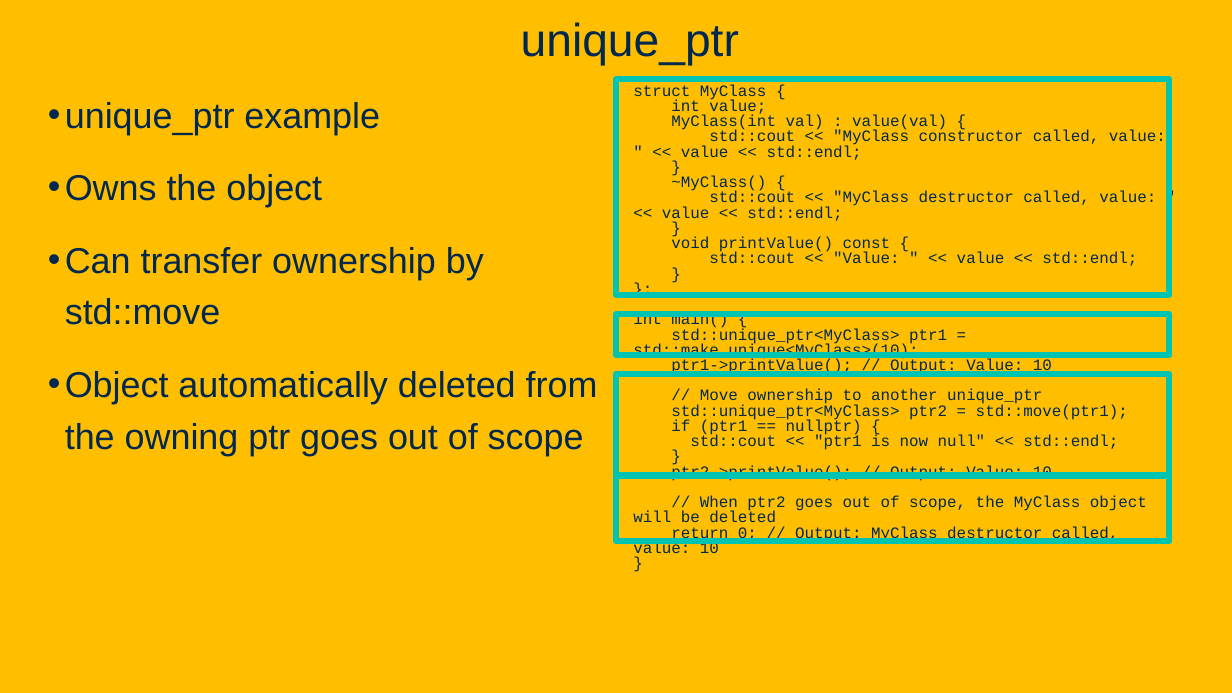
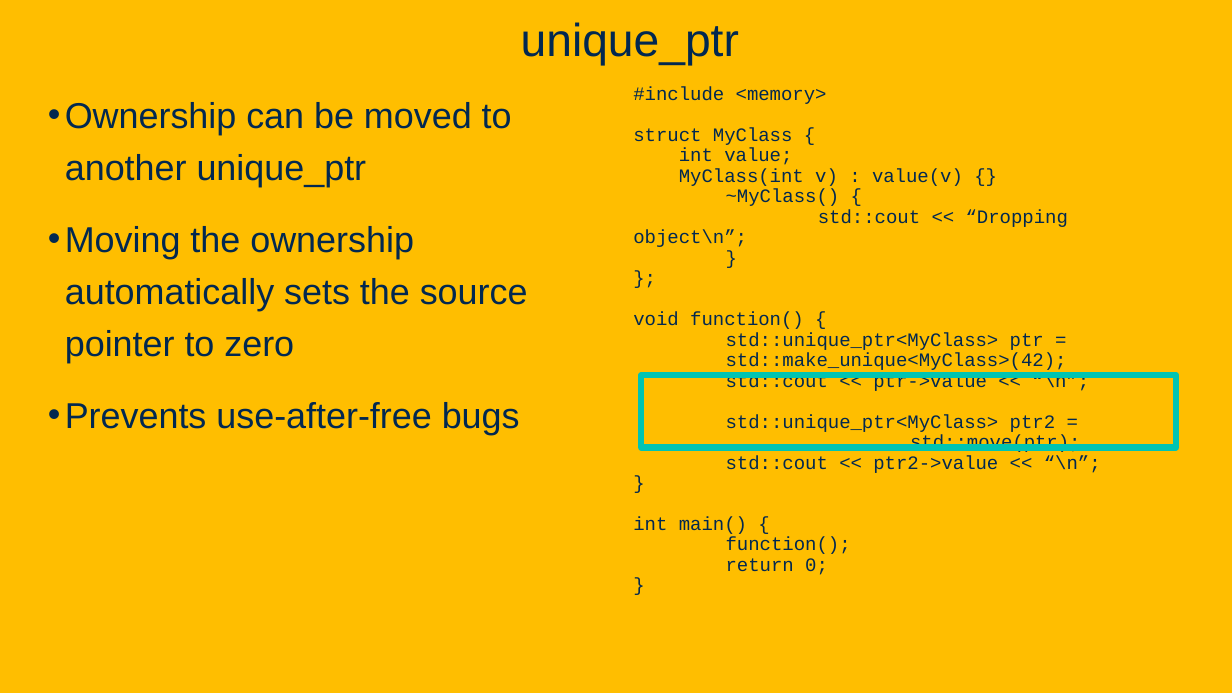
Before and after one commit to davsec-teaching/ECS160-Winter2025, a slide deck: slide 71 of slides/9_software_security.pptx (slide 58 before the commit). Drawn at 1232x693 pixels with LibreOffice and Linux fonts; fonts in the diff are those of the drawing; background and template pictures are left out. Boxes give left, top, right and bottom in pixels: in the first picture for what was removed or moved away, otherwise in the second. Text is boxed around its words. In the diff, an @@ line names an element or a change of style, - is before the commit and + after.

```diff
--- a/slides/9_software_security.pptx
+++ b/slides/9_software_security.pptx
@@ rectangle removed at (x1=616, y1=79, x2=1170, y2=295) @@
@@ text at (x1=633, y1=87, x2=827, y2=104): paragraph added @@
+#include <memory>
@@ text at (x1=65, y1=102, x2=528, y2=435): text changed @@
-• unique_ptr example
-• Owns the object
-• Can transfer ownership by std::move
-• Object automatically deleted from the owning ptr goes out of scope
+• Ownership can be moved to another unique_ptr
+• Moving the ownership automatically sets the source pointer to zero
+• Prevents use-after-free bugs
@@ text at (x1=633, y1=128, x2=840, y2=534): size 12.4 to 14.8 pt in "struct MyClass {", "int value;", "~MyClass() {", "}" and 3 more places; line spacing 0.8 to 0.9 @@
@@ text at (x1=679, y1=168, x2=963, y2=186): text changed; size 12.4 to 14.8 pt @@
-MyClass(int val) : value(val) {
-std::cout << "MyClass constructor called, value: " << value << std::endl;
-}
+MyClass(int v) : value(v) {}
@@ text at (x1=633, y1=209, x2=1068, y2=247): text changed; size 12.4 to 14.8 pt @@
-std::cout << "MyClass destructor called, value: " << value << std::endl;
-}
-void printValue() const {
-std::cout << "Value: " << value << std::endl;
+std::cout << “Dropping object\n”;
@@ rectangle removed at (x1=616, y1=314, x2=1170, y2=355) @@
@@ text at (x1=633, y1=312, x2=1101, y2=473): paragraphs added @@
+void function() {
+std::unique_ptr<MyClass> ptr = std::make_unique<MyClass>(42);
+std::cout << ptr->value << “\n”;
+std::unique_ptr<MyClass> ptr2 =
+std::move(ptr);
+std::cout << ptr2->value << “\n”;
+}
@@ rectangle resized from (x1=616, y1=374, x2=1170, y2=476) to (x1=641, y1=375, x2=1177, y2=447) @@
@@ rectangle removed at (x1=616, y1=477, x2=1170, y2=542) @@
@@ text at (x1=633, y1=465, x2=1147, y2=558): paragraphs removed @@
-ptr2->printValue(); // Output: Value: 10
-// When ptr2 goes out of scope, the MyClass object will be deleted
-return 0; // Output: MyClass destructor called, value: 10
-}
@@ text at (x1=726, y1=537, x2=851, y2=575): text changed; size 12.4 to 14.8 pt @@
-std::unique_ptr<MyClass> ptr1 = std::make_unique<MyClass>(10);
-ptr1->printValue(); // Output: Value: 10
-// Move ownership to another unique_ptr
-std::unique_ptr<MyClass> ptr2 = std::move(ptr1);
-if (ptr1 == nullptr) {
-std::cout << "ptr1 is now null" << std::endl;
+function();
+return 0;
```
Also in this commit, not shown: 8 other slides changed, 28 slides added.
